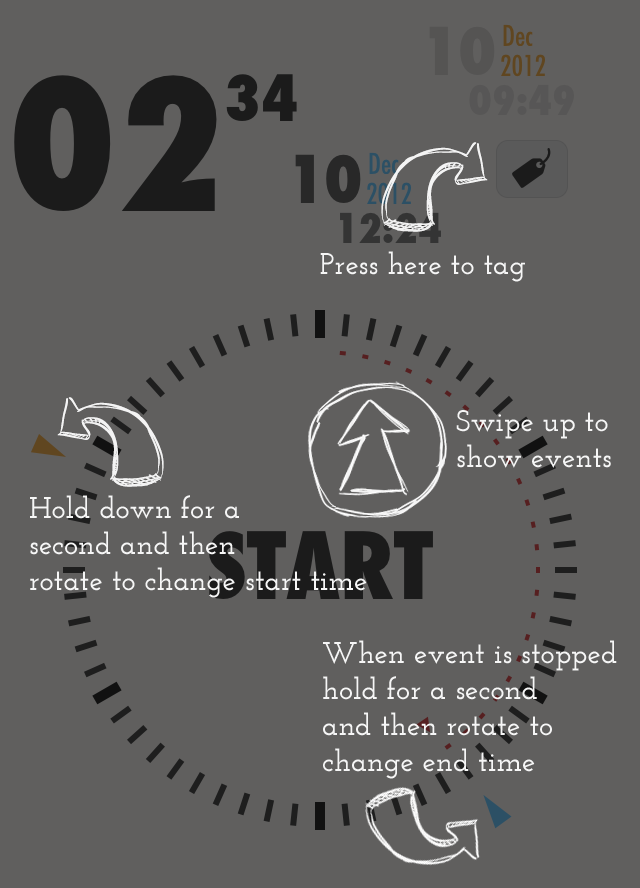
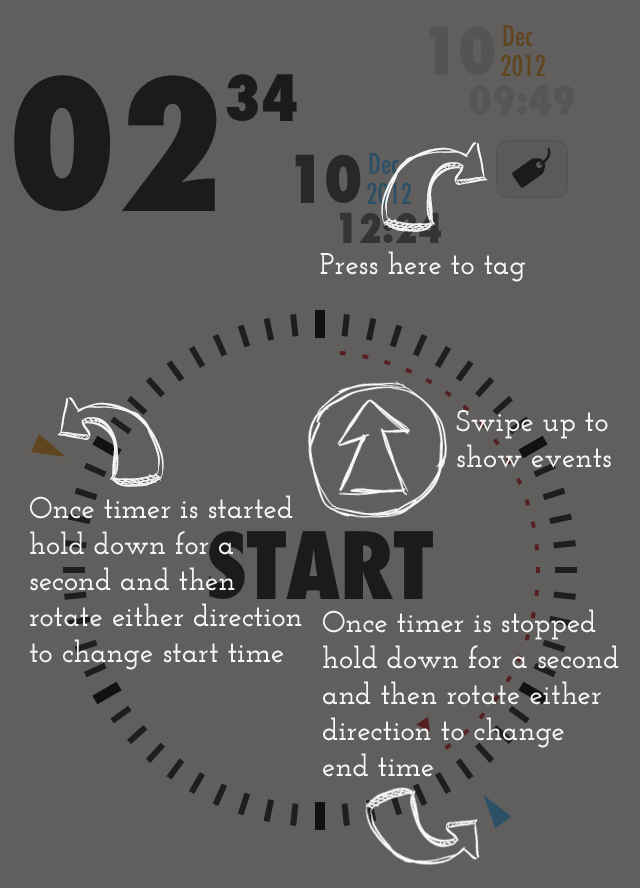
Two versions of the same layered image (640x888). Layer-by-layer changes:
renamed "When event is stopped hold for a second and then rotate to ch" to "Once timer is stopped hold down for a second and then rotate e", painted on it over [323,609,619,779]
renamed "Hold down for a second and then rotate to change start time" to "Once timer is started hold down for a second and then rotate", painted on it over [30,495,367,670]
